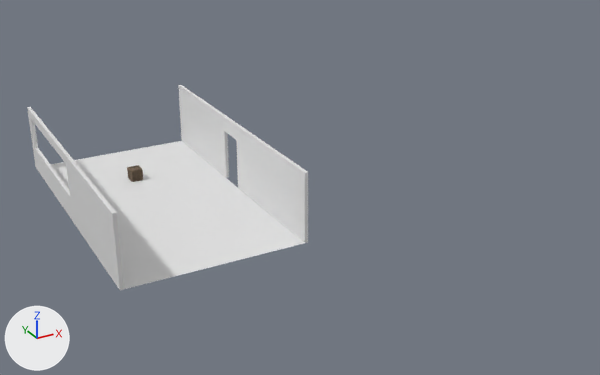
Renders of the glTF model public/models/startingRoom.glb from each side of a commit.
Camera for both pictures: a 50 mm camera at (-9.4, -31.4, 13.6) aimed at (6.1, -3.2, -0.4). Arrows for +X, +Y and +Z are at lower left; the lights stay in place. Where no turn or scale is listed for an object, it has been applied to the vertices. Vertices at the same position are counted once.

In view in the first picture: 'Floor', 'Wall door', 'Wall glass'.
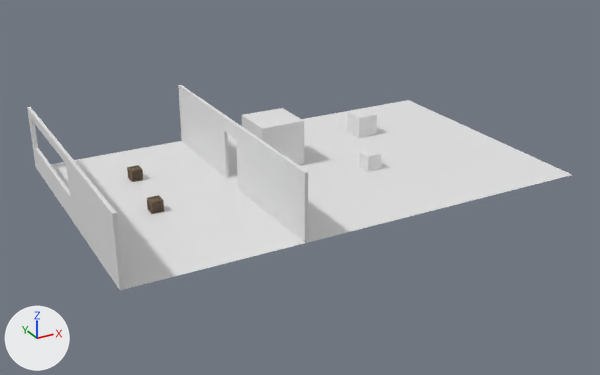
Where the change shows, as pixel boxes [x1, y1, x2, y2] in the pictures (600 x 375 px):
'Floor', reshaped (105% wider, 28% taller): before [50, 141, 304, 289]; after [50, 100, 572, 289]
'Cube', added: after [242, 108, 304, 165]
'Cube.001', added: after [347, 109, 377, 138]
'Cube.002', added: after [359, 149, 382, 172]
'crate.001', added: after [147, 195, 164, 214]
part 1 of me_plane_001, added: after [227, 100, 572, 242]

The change in detail:
Material 'crate.005' (mat_crate_005) is new.
Uses the picture img_crate_basecolor.
Uses the picture img_crate_metallic_crate_roughness.
Uses the picture img_crate_normal.
me_plane_001 has 4 vertices, 2 faces and spans x -3.36..3.36, y -8.46..3.36, z 0.0.
me_plane_001 is used by ob_floor; location (0.0, 0.0, 0.0).
Verts and faces of me_plane_001; kept vertices keep their numbers, new ones are numbered from 4.
Before the commit, vertices of me_plane_001: 1 (3.36, -8.46, 0.0) at pixel (304, 243), 3 (3.36, 3.36, 0.0) at pixel (181, 140).
Part 1, on me_plane_001:
New vertex 4 is at (16.33, -8.46, 0.0), pixel (572, 174).
New vertex 5 is at (16.33, 3.36, 0.0), pixel (408, 100).
New faces: (1, 4, 5), (1, 5, 3).
Mesh me_cube_002 is new.
It is a box spanning x -0.338..0.338, y -0.338..0.338, z -0.338..0.338.
Mesh me_cube_001 is new.
It is a box spanning x -0.5..0.5, y -0.5..0.5, z -0.5..0.5.
Mesh me_cube is new.
It is a box spanning x -1.0..1.0, y -1.0..1.0, z -1.0..1.0.
Mesh me_cube_005 is new.
It has 388 vertices, 588 faces and spans x -0.248..0.248, y -0.248..0.248, z -0.248..0.248.
It uses material mat_crate_005.
Object 'Cube.002' (ob_cube_002) is new; it shows me_cube_002.
Its location is (9.27, -3.66, 0.34).
Object 'Cube.001' (ob_cube_001) is new; it shows me_cube_001.
Its location is (11.31, 0.18, 0.5).
Object 'Cube' (ob_cube) is new; it shows me_cube.
Its location is (5.96, -0.96, 1.0).
Object 'crate.001' (ob_crate_001) is new; it shows me_cube_005.
Its location is (-0.31, -3.33, 0.25).
